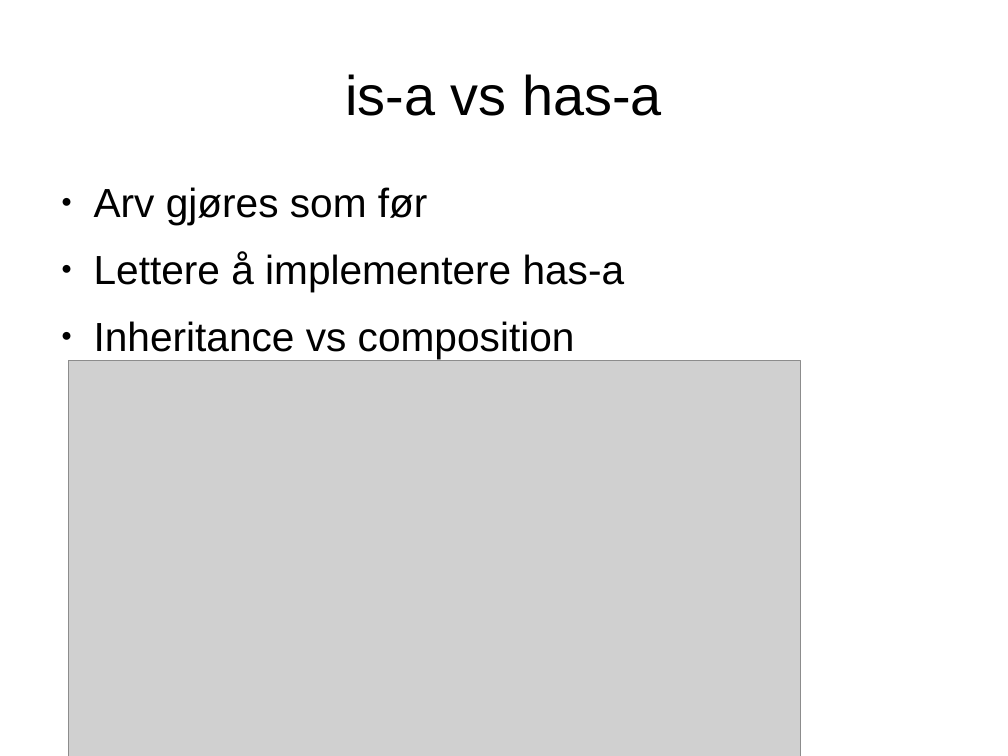
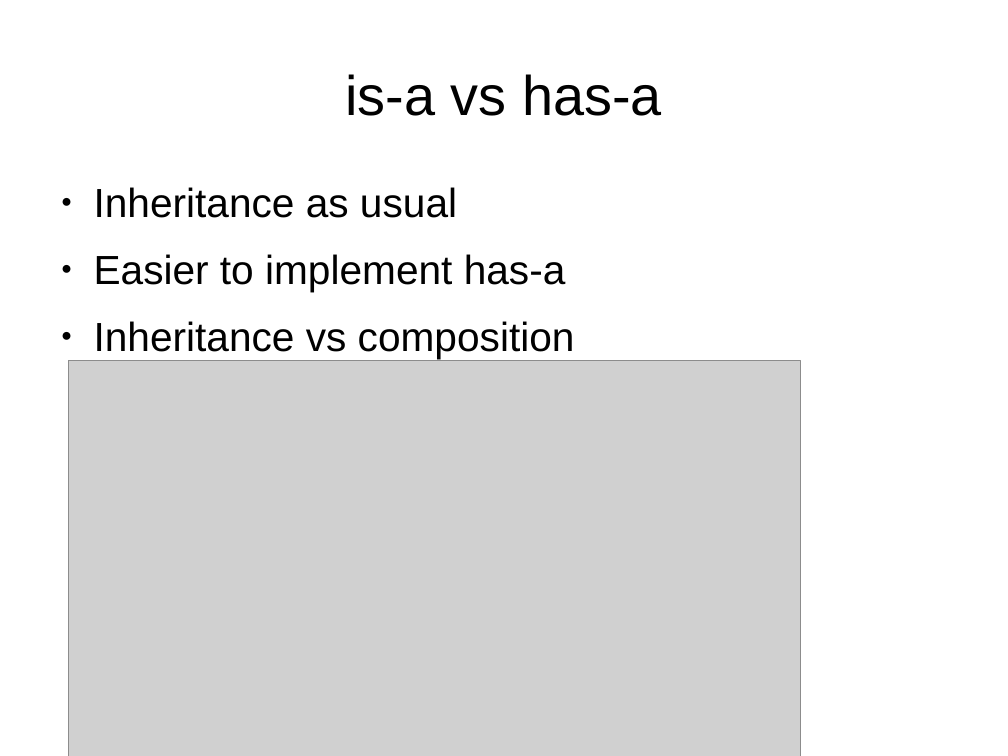
Before and after one commit to javaBin/scala-training-slides, a slide deck: slide 16 of 1.6 - OO-traits.odp. Drawn at 1008x756 pixels with LibreOffice and Linux fonts; fonts in the diff are those of the drawing; grey boxes stand for pictures; background and template pictures are left out. Boxes give left, top, right and bottom in pixels: in the first picture for what was removed or moved away, otherwise in the second. Text is boxed around its words. In the diff, an @@ line names an element or a change of style, - is before the commit and + after.

```diff
--- a/1.6 - OO-traits.odp
+++ b/1.6 - OO-traits.odp
@@ text at (x1=94, y1=187, x2=566, y2=292): text changed @@
-● Arv gjøres som før
-● Lettere å implementere has-a
+● Inheritance as usual
+● Easier to implement has-a
```
Also in this commit, not shown: 12 other slides changed.
